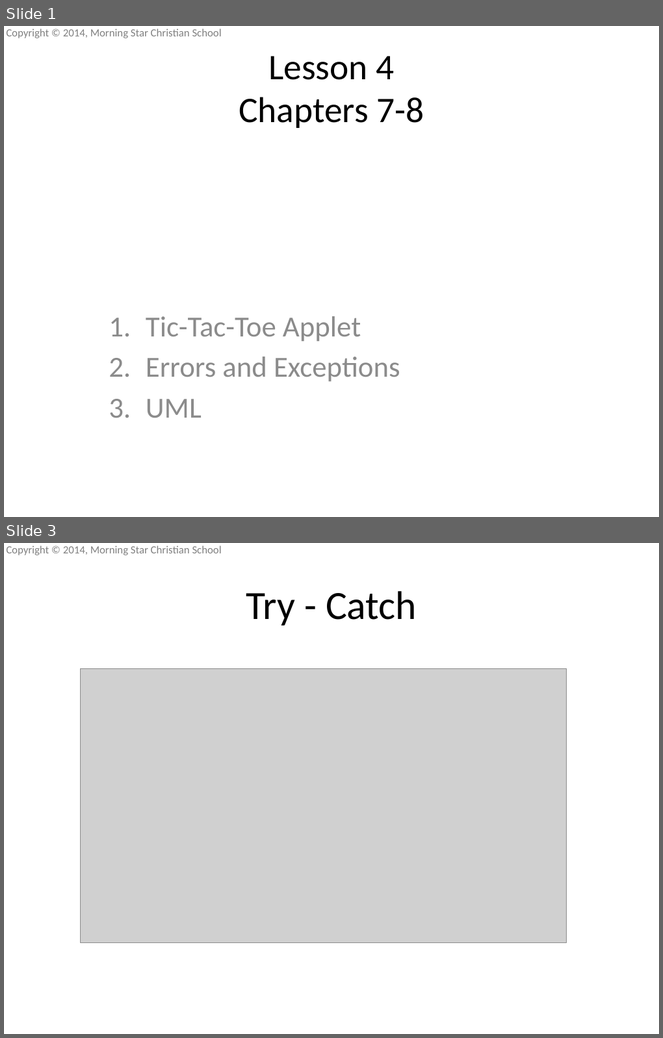
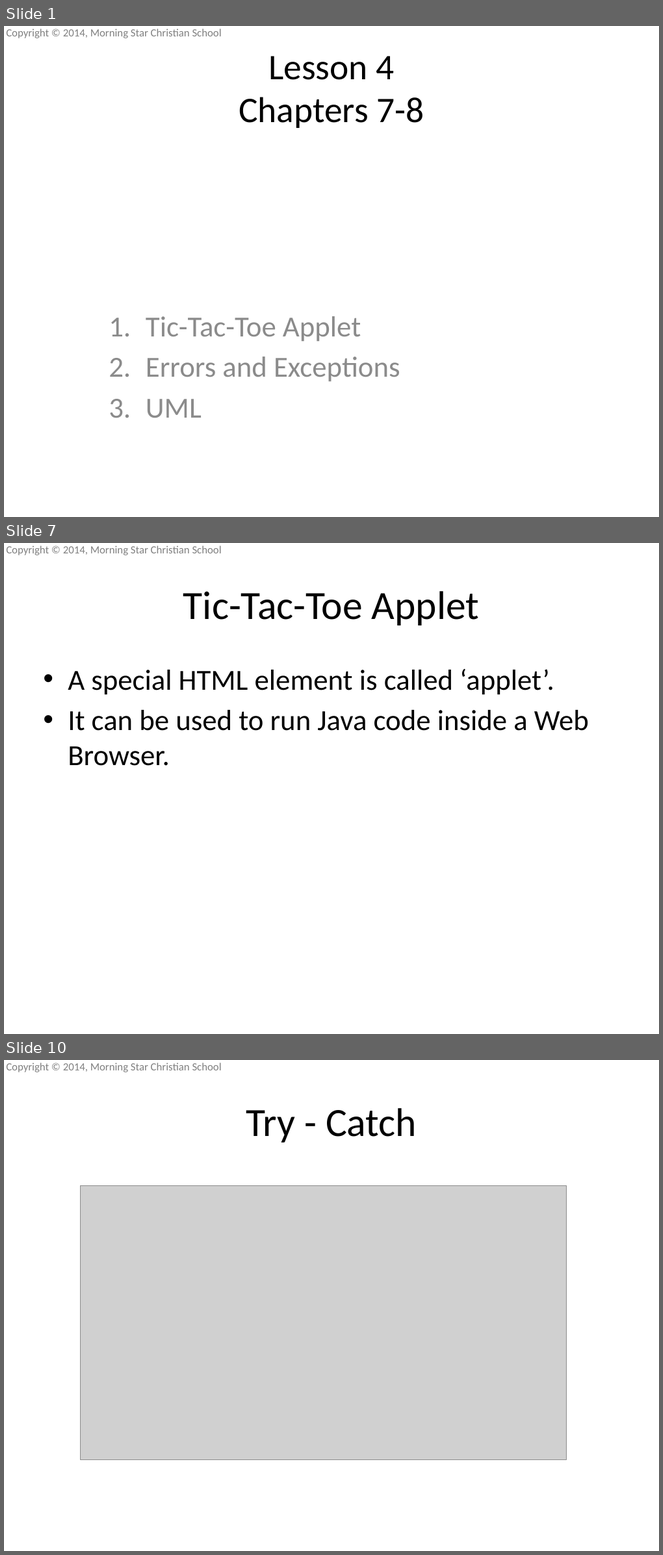
Before and after one commit to mscsbend/presentations, a slide deck: Lesson 4.pptx. Shown one above the other, each under a label of ours: slides 1 and 3 before the commit, slides 1, 7 and 10 after it; the slides between them are not shown. The pictures are 663x1038 and 663x1555 pixels, drawn with LibreOffice and Linux fonts; fonts in the diff are those of the drawing; grey boxes stand for pictures; background and template pictures are left out. Boxes give left, top, right and bottom in pixels: in the first picture for what was removed or moved away, otherwise in the second. Text is boxed around its words. In the diff, an @@ line names an element or a change of style, - is before the commit and + after.

```diff
--- a/Lesson 4.pptx
+++ b/Lesson 4.pptx
@@ slide 7 added at (x1=4, y1=543, x2=659, y2=1034), background picture (left out); not listed: 1 template element that a slide beside it also shows @@
@@ title added at (x1=183, y1=591, x2=479, y2=626), 44 pt, text #000000 @@
+Tic-Tac-Toe Applet
@@ text added at (x1=68, y1=669, x2=589, y2=766), 32 pt, text #000000 @@
+• A special HTML element is called ‘applet’.
+• It can be used to run Java code inside a Web Browser.
@@ what was slide 3 is now slide 10 @@
```
Also in this commit, not shown: 1 slide changed, 6 other slides added, 1 other file.
